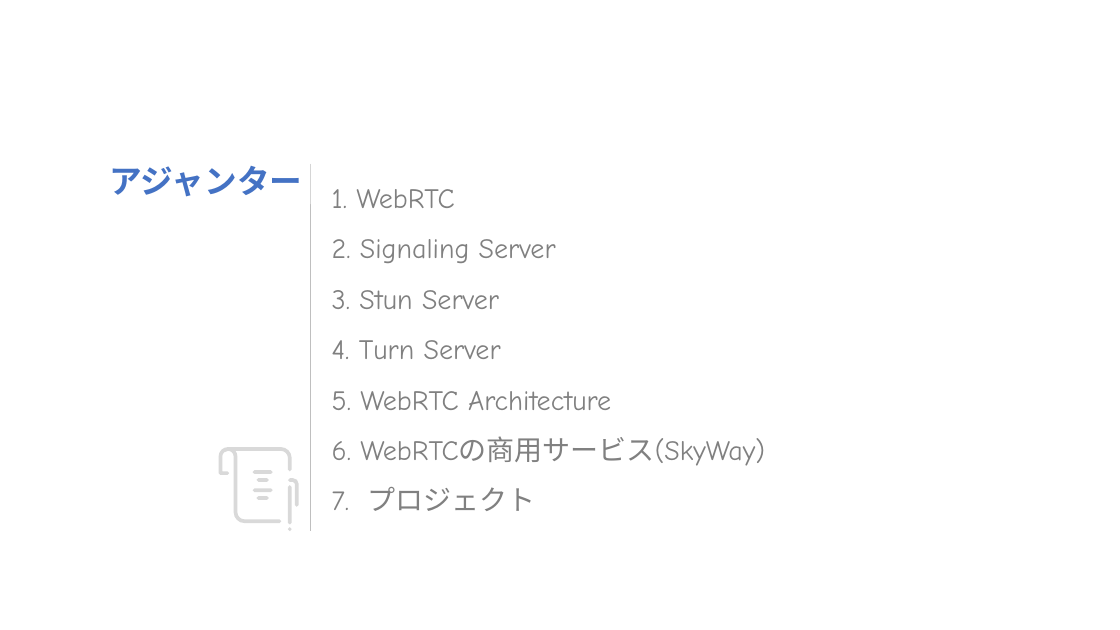
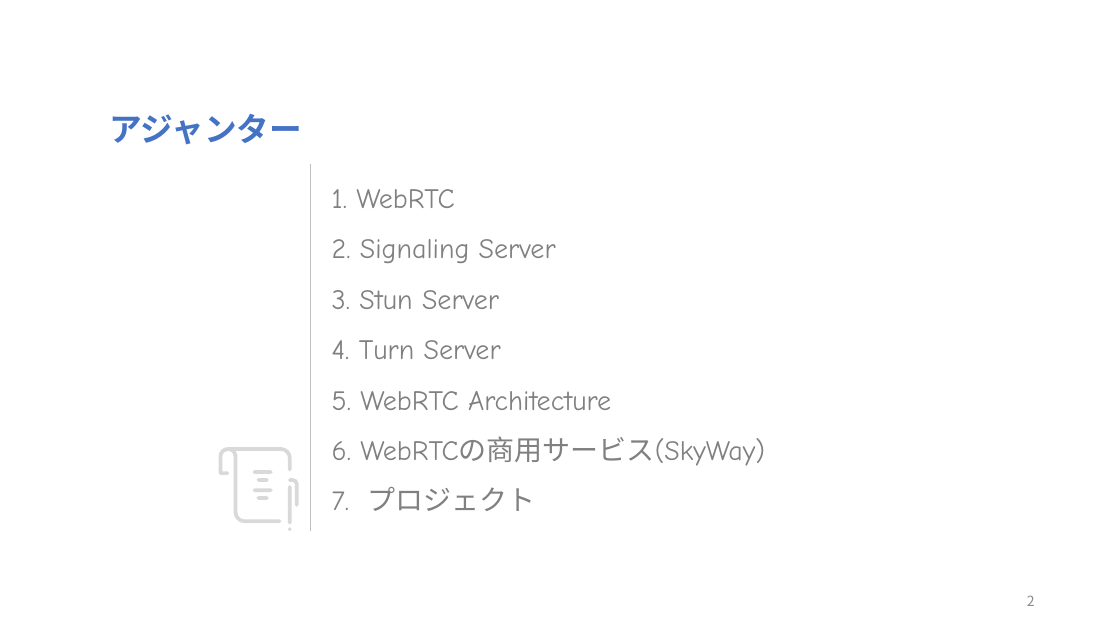
Before and after one commit to hninhnin95/webrtc-skyway, a slide deck: slide 2 of doc/勉強会_WebRTC_SkyWay.pptx. Drawn at 1120x630 pixels with LibreOffice and Linux fonts; fonts in the diff are those of the drawing. Boxes give left, top, right and bottom in pixels: in the first picture for what was removed or moved away, otherwise in the second. Text is boxed around its words. In the diff, an @@ line names an element or a change of style, - is before the commit and + after.

```diff
--- a/doc/勉強会_WebRTC_SkyWay.pptx
+++ b/doc/勉強会_WebRTC_SkyWay.pptx
@@ text "アジャンター": place and size @@
-text "アジャンター" at (109,166,302,197)
+text "アジャンター" at (109,114,302,145)
@@ page number added at (1027,595,1035,606), 12 pt, text #8C8C8C @@
+2
```
Also in this commit, not shown: 12 other slides changed.
